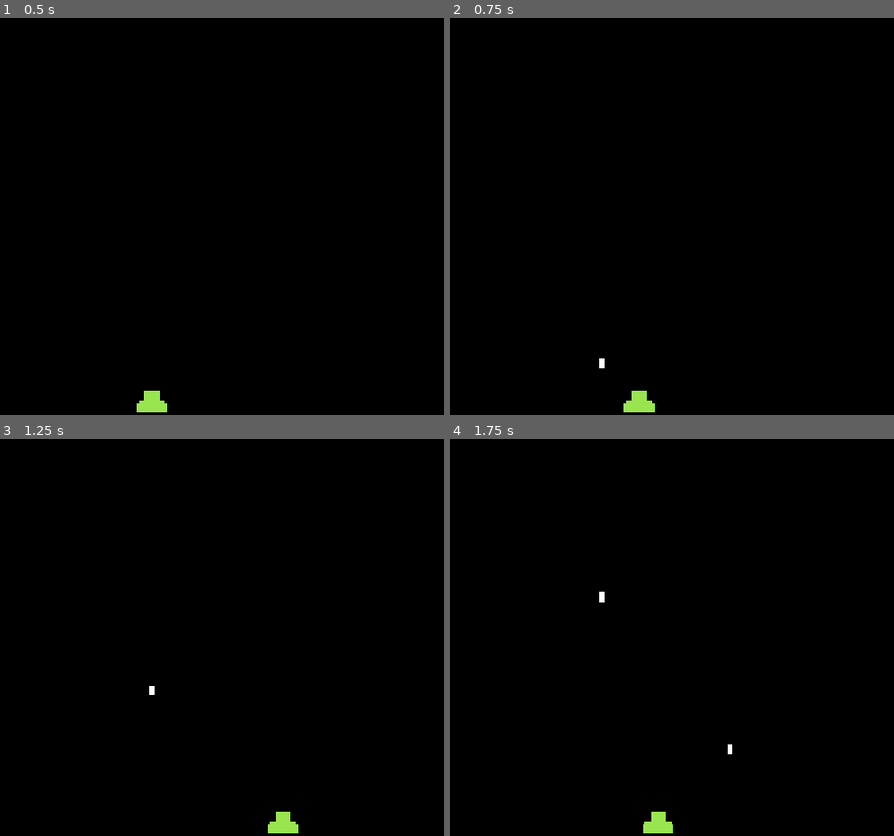
Above: before the commit, frames 1-4 (two rows, left to right).
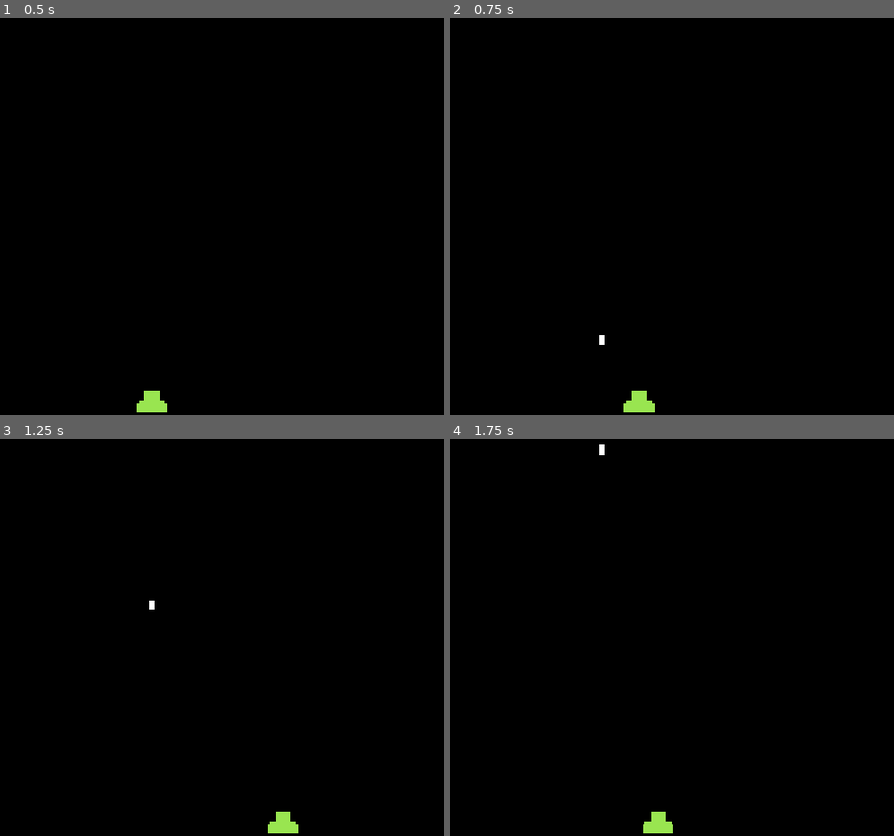
Above: after the commit, the same moments.

Repository: joshuayeee/gd-space-invaders
Game: Godot game, scene res://Scenes/main.tscn
The game is run twice, just before and just after one commit, with the same random seed, the same clock (stepped at 60 frames per second) and the same inputs.
Inputs:
- Up to frame 1 (0.5 s): no input
- Up to frame 2 (0.75 s): tap Enter at 0.5 s; hold D (right) from 0.53 s (still down); hold Space (shoot) from 0.53 s (still down)
- Up to frame 3 (1.25 s): keep holding D (right); keep holding Space (shoot)
- Up to frame 4 (1.75 s): release D (right) at 1.28 s; release Space (shoot) at 1.28 s; hold A (left) from 1.28 s (still down); tap Space (shoot) at 1.35 s

Frame 1 is identical in both runs. In frame 2, less than 0.1% of the frame differs, in the area x 33-35%, y 79-89%; in frame 3, less than 0.1%; in frame 4, less than 0.1%, in the area x 33-64%, y 1-80%.

Commit message:
can only shoot one bullet

Diff:
--- a/Scenes/player.tscn
+++ b/Scenes/player.tscn
@@ -23,7 +23,7 @@
 
 [sub_resource type="Animation" id="Animation_cvnsp"]
 resource_name = "death"
-length = 0.19999999999999998
+length = 0.2
 loop_mode = 1
 tracks/0/type = "value"
 tracks/0/imported = false
--- a/Scripts/bullet.gd
+++ b/Scripts/bullet.gd
@@ -2,7 +2,7 @@
 
 class_name Bullet
 
-const SPEED: float = 300.0
+const SPEED: float = 500.0
 
 func _physics_process(_delta: float) -> void:
 	velocity = Vector2.UP * SPEED
--- a/Scripts/bullet_manager.gd
+++ b/Scripts/bullet_manager.gd
@@ -1,3 +1,9 @@
 extends Node2D
 
 class_name BulletManager
+
+var bullet_amount: int = 1
+
+func add_bullet(bullet: Bullet):
+	if (get_child_count() < bullet_amount):
+		add_child(bullet)
--- a/Scripts/player.gd
+++ b/Scripts/player.gd
@@ -15,9 +15,9 @@
 	else:
 		velocity.x = move_toward(velocity.x, 0, SPEED)
 
-	if (Input.is_action_just_pressed("shoot")):
+	if (Input.is_action_pressed("shoot")):
 		var bullet: Bullet = BULLET.instantiate()
 		bullet.position = position
-		bullet_manager.add_child(bullet)
+		bullet_manager.add_bullet(bullet)
 
 	move_and_slide()
